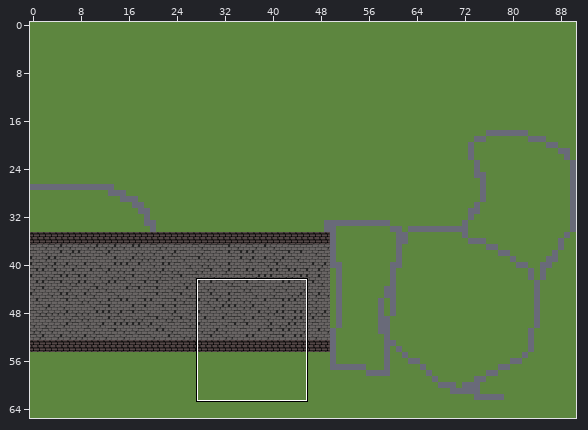
Two states of a LDtk project, levels/main/main.ldtk. Above: a wide view before the commit, with the close-up outlined.
Close-up. Before the edit:
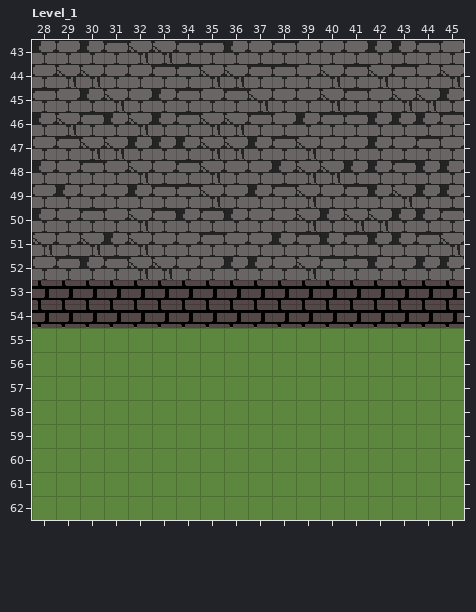
Cells are 16x16 px. Shown: Level_1 x 28..45, y 43..62. The commit also changed other parts of the map, which this record leaves out.
Now the later version:
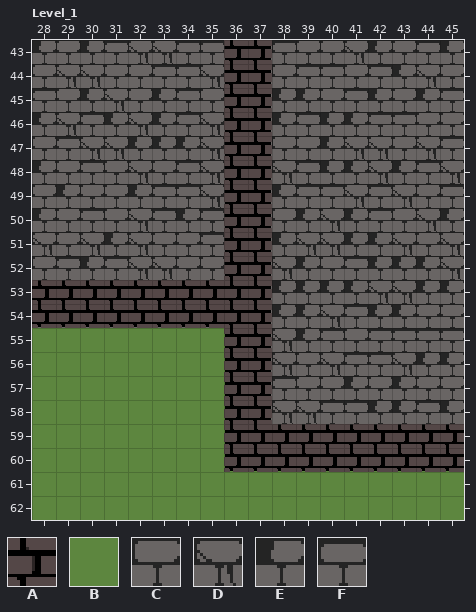
Key: from "solids_auto": A 1 "wall"; from "tiles": B 0, C 16, D 17, E 24, F 25.
_ is an empty cell.
Change:
Layer "tiles":
y 43: x 36..37 EC -> DF; x 41 C -> D; x 43 E -> C; x 45 C -> E
y 44: x 36..45 DFFCDFDFCD -> CDCFFCFEDC
y 45: x 36 F -> E; x 38..40 CCD -> EEC; x 42..45 CDDE -> ECEF
y 46: x 37..45 FCEFFEEEF -> CEFEEFFCC
y 47: x 36..42 DEFDCCE -> FCCCEDD; x 44..45 FC -> DF
y 48: x 36..40 CCEDD -> DFDFE; x 42..45 EFEE -> DEFD
y 49: x 36..42 CEFDCFE -> EFEFFDF; x 44..45 EE -> CF
y 50: x 36..37 EC -> CE; x 39..45 DEDDEEF -> EDEFCDE
y 51: x 36..37 CC -> FF; x 39..41 FEF -> DDE; x 43..44 EF -> DC
y 52: x 37..40 ECDF -> CDEC; x 43 C -> E; x 45 E -> D
y 53: x 38 F -> E; x 40 D -> E; x 42 E -> D; x 44..45 CC -> EE
y 54: x 38 F -> E; x 40..42 FDD -> DFE; x 44..45 ED -> CC
y 55: x 37..45 BBBBBBBBB -> DDEFCFFFF
y 56: x 37..45 BBBBBBBBB -> CDCDFFDEE
y 57: x 37..45 BBBBBBBBB -> DFCCECECC
y 58: x 37..45 BBBBBBBBB -> CDDFFEEFE
y 59: x 37..45 BBBBBBBBB -> CDECFFEFD
Layer "solids_auto":
y 43..52: x 36..37 __ -> AA
y 53..54: x 38..45 AAAAAAAA -> ________
y 55..58: x 36..37 __ -> AA
y 59..60: x 36..45 __________ -> AAAAAAAAAA
